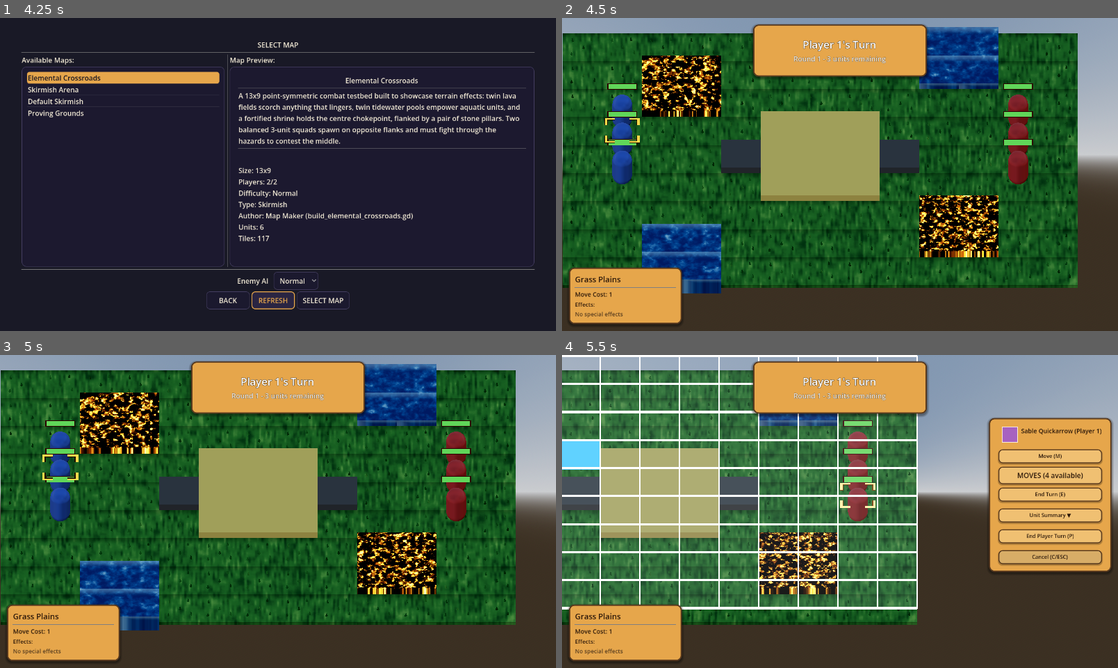
Above: before the commit, frames 1-4 (two rows, left to right).
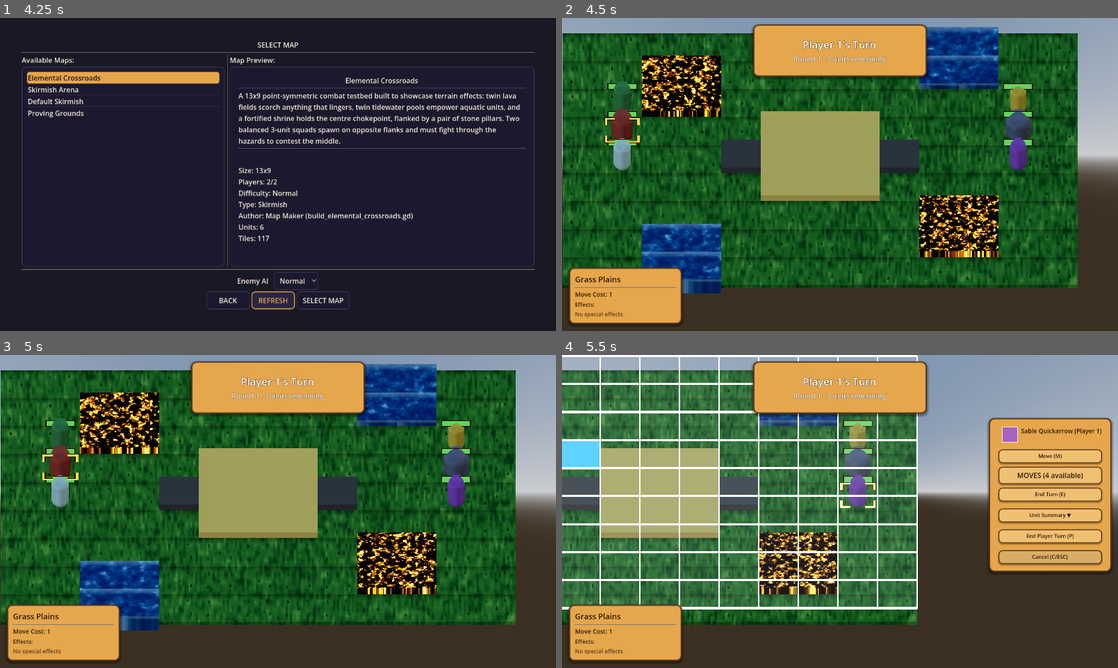
Above: after the commit, the same moments.

Repository: K-ennethA/Conquest
Game: Godot game, scene res://menus/MainMenu.tscn
Same seed, same stepped clock (60 frames per second), same inputs: the game is played once before the commit and once after it.
Inputs (mouse positions are in pixels of both pictures, inside the frame that each line leads up to):
- Up to frame 1 (4.25 s): click "Single Player" at 0.5 s; click "Traditional Turn System" at 1.25 s; click "Normal" at 2 s; click "Normal" at 2.75 s; click "REFRESH" at 3.5 s
- Up to frame 2 (4.5 s): click "SELECT MAP" at 4.25 s
- Up to frame 3 (5 s): no input
- Up to frame 4 (5.5 s): tap Enter (ui_accept) at 5, 5.27 s; move the mouse to (962, 495) at 5.02 s; hold Right (ui_right) from 5.03 s (still down); hold Shift from 5.03 s (still down); click (962, 495) at 5.17 s

Frame 1 is identical in both runs. In frame 2, 2.1% of the frame differs, in the area x 8-85%, y 20-54%; in frame 3, 2.1%; in frame 4, 1.0%.

Commit message:
feat(pipeline): Blender sculpt -> game-ready unit, and wire model_scene
Automates everything between "finished sculpting" and "it's in the game", so
sculpting never has to account for engine concerns.

tools/blender/prepare_unit.py (headless, opens the .blend READ-ONLY):
joins meshes, decimates to a poly budget, shades smooth, Smart-UV-unwraps
(after decimating -- decimation destroys any earlier UV layout), adds a material
when the sculpt has none, scales to a target height, moves the origin to the
feet centred in X/Y, applies transforms and exports .glb with +Y up. It reports
every step and warns when a model overhangs one cell.

First asset through it, tree_grunt: 240,562 faces -> 9,889 tris, unwrapped,
1.800 units tall, origin exactly at the feet. Verified in Godot: height lands on
Y (so Blender Z-up -> Godot Y-up converted) and min_y = 0 (feet on the tile).

Wiring: CharacterResource.model_scene was set by the sample roster but NEVER
instantiated -- the same orphaned-field pattern as default_effects and
model_path, so any authored model would simply not have appeared.
Unit._setup_character_model() now instantiates it, centres it over the
footprint, and hides the placeholder capsule (hidden rather than removed, since
UnitVisualManager still drives team colour and selection through it).

Also fixes the Tile Creator, which still wrote tiles to the old FLAT
game/tiles/resources/ path -- re-saving a tile resurrected a second copy that
shadowed the biome-foldered one. It now saves back over an existing tile's real
path, or into common/ for new tiles. TileCatalog's duplicate-id guard is what
surfaced this; a stale root tree.tres was already shadowing forest/tree.tres.

Co-Authored-By: Claude Opus 4.8 <noreply@anthropic.com>

Diff:
--- /dev/null
+++ b/game/characters/roster/tree_grunt.tres
@@ -0,0 +1,21 @@
+[gd_resource type="Resource" script_class="CharacterResource" load_steps=3 format=3]
+
+[ext_resource type="Script" path="res://game/characters/CharacterResource.gd" id="1_char"]
+[ext_resource type="PackedScene" path="res://game/characters/models/forest/tree_grunt.glb" id="2_model"]
+
+[resource]
+script = ExtResource("1_char")
+character_id = &"tree_grunt"
+display_name = "Tree Grunt"
+description = "A lurching sapling animated by the Great Tree's will. Slow and brittle alone, but the forest never sends just one."
+model_scene = ExtResource("2_model")
+base_health = 70
+base_attack = 18
+base_defense = 12
+base_magic = 4
+base_magic_defense = 8
+base_speed = 8
+base_movement = 3
+attack_range = 1
+is_boss = false
+footprint = Vector2i(1, 1)
--- a/tile_objects/units/unit.gd
+++ b/tile_objects/units/unit.gd
@@ -218,6 +218,37 @@
 		# Size the model to the unit's footprint even when no visual manager is
 		# present (headless / test harness). No-op for normal 1x1 units.
 		apply_footprint_visual()
+	# Swap in the character's authored model, if it has one.
+	_setup_character_model()
+
+
+## Instantiate the character's authored model (a Blender export -- see
+## tools/blender/prepare_unit.py) in place of the placeholder capsule.
+##
+## Models are exported origin-at-feet and already scaled to their real height, so
+## they need no runtime correction: dropping one in at the unit's origin puts its
+## feet on the tile. The capsule is HIDDEN rather than removed, because
+## UnitVisualManager still drives team colour/selection through it and other code
+## looks it up by name.
+func _setup_character_model() -> void:
+	if character_resource == null or character_resource.model_scene == null:
+		return
+	if get_node_or_null("CharacterModel") != null:
+		return  # already built
+
+	var model := character_resource.model_scene.instantiate()
+	if model == null:
+		push_warning("[Unit] model_scene failed to instantiate for %s" % name)
+		return
+	model.name = "CharacterModel"
+	add_child(model)
+
+	# Centre a multi-cell model over its whole footprint, exactly like the capsule.
+	if model is Node3D:
+		(model as Node3D).position = get_footprint_offset()
+
+	if _mesh_instance:
+		_mesh_instance.visible = false
 
 func _connect_events() -> void:
 	"""Connect to game events"""
Not shown, changed: addons/tile_creator/tile_creator_dock.gd
Binary file added: game/characters/models/forest/tree_grunt.glb
Not shown, added: game/characters/models/forest/tree_grunt.glb.import
Not shown, added: tools/blender/README.md
Not shown, added: tools/blender/prepare_unit.py
